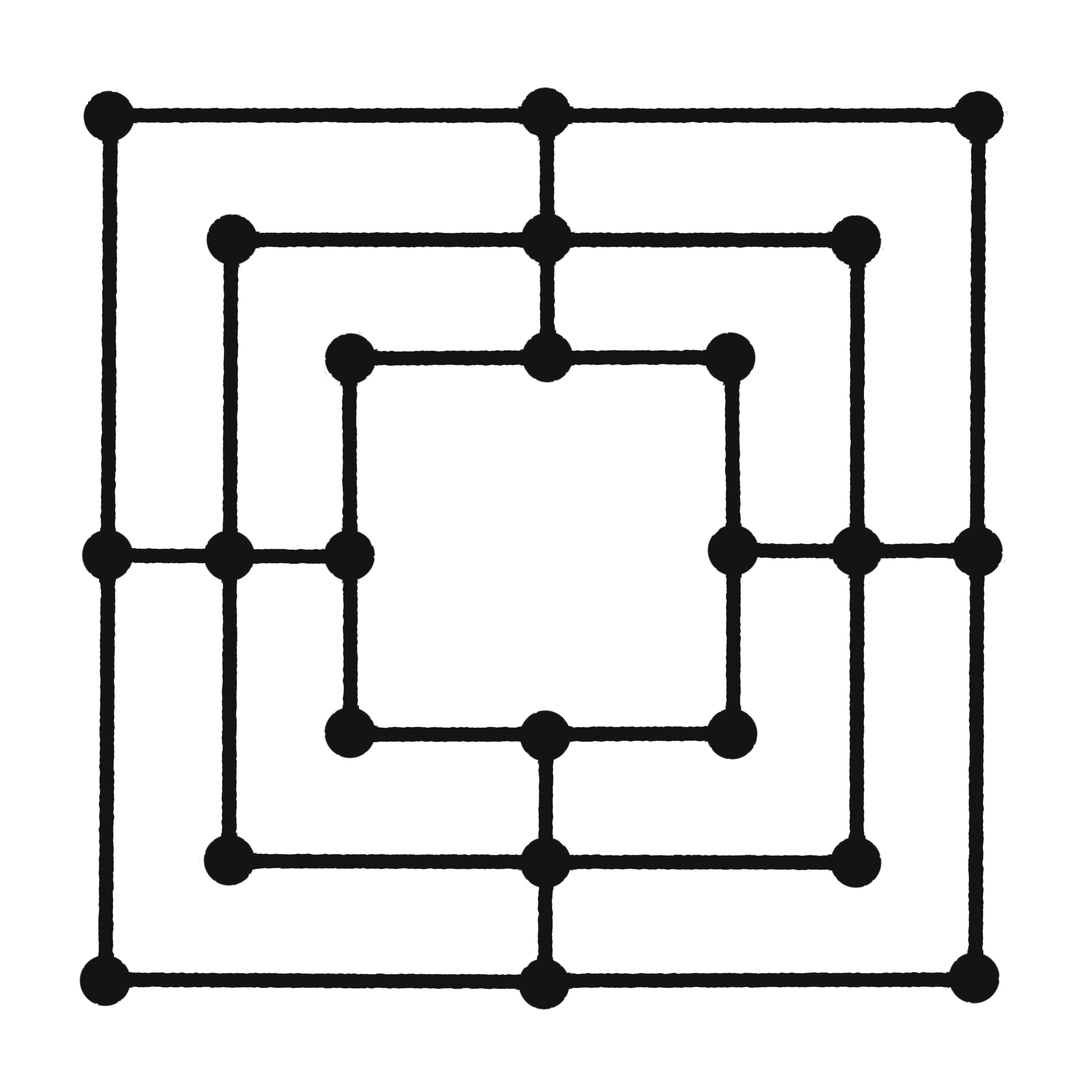
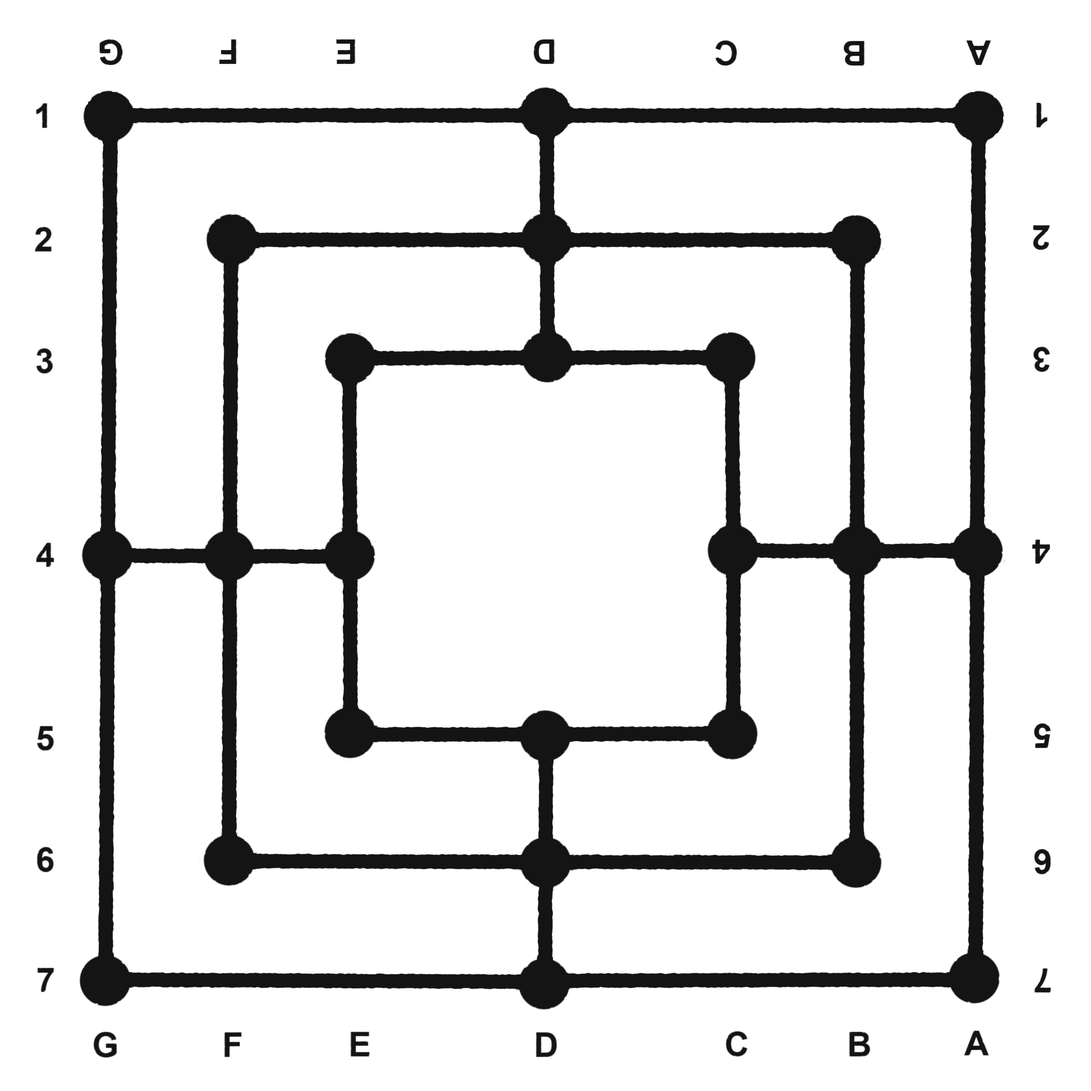
Layer changes from the first w=1091, h=1091 image to the second:
added group "Labels" with 28 layers above "Helper line" over [34, 38, 1053, 1059]
added layer "6" in group "Labels" over [1033, 849, 1053, 876]
added layer "4" in group "Labels" over [1031, 539, 1051, 565]
added layer "2" in group "Labels" over [1032, 224, 1051, 251]
added layer "6 #1" in group "Labels" over [36, 846, 55, 873]
added layer "5 #1" in group "Labels" over [36, 725, 55, 752]
added layer "4 #1" in group "Labels" over [35, 542, 55, 568]
added layer "3 #1" in group "Labels" over [35, 348, 54, 375]
added layer "2 #1" in group "Labels" over [34, 226, 53, 253]
added layer "G" in group "Labels" over [99, 38, 124, 66]
added layer "F" in group "Labels" over [218, 38, 238, 65]
added layer "E" in group "Labels" over [335, 38, 357, 65]
added layer "D" in group "Labels" over [533, 38, 556, 65]
added layer "C" in group "Labels" over [715, 39, 738, 67]
added layer "B" in group "Labels" over [843, 40, 866, 67]
added layer "A" in group "Labels" over [966, 39, 992, 66]
added layer "G #1" in group "Labels" over [93, 1031, 118, 1059]
added layer "F #1" in group "Labels" over [223, 1032, 243, 1058]
added layer "E #1" in group "Labels" over [350, 1031, 371, 1058]
added layer "D #1" in group "Labels" over [535, 1032, 558, 1058]
added layer "C #1" in group "Labels" over [725, 1031, 749, 1058]
added layer "B #1" in group "Labels" over [849, 1031, 872, 1058]
added layer "A #1" in group "Labels" over [964, 1030, 990, 1057]
painted on "Paint" over [96, 104, 1009, 992]
…and 6 more changes (6 added)
